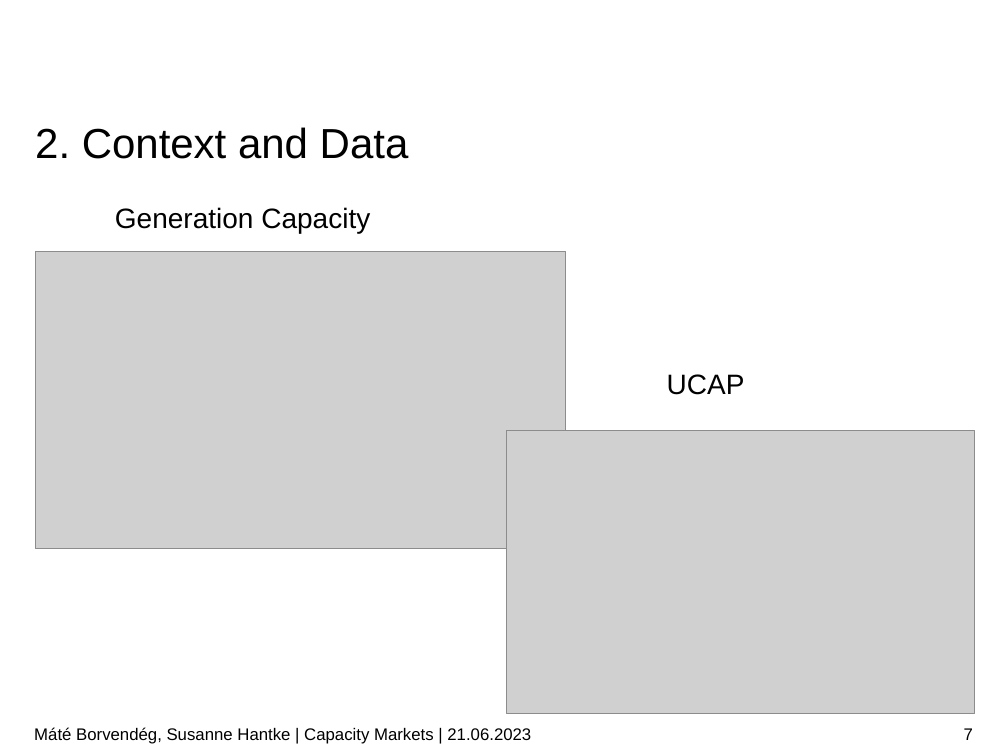
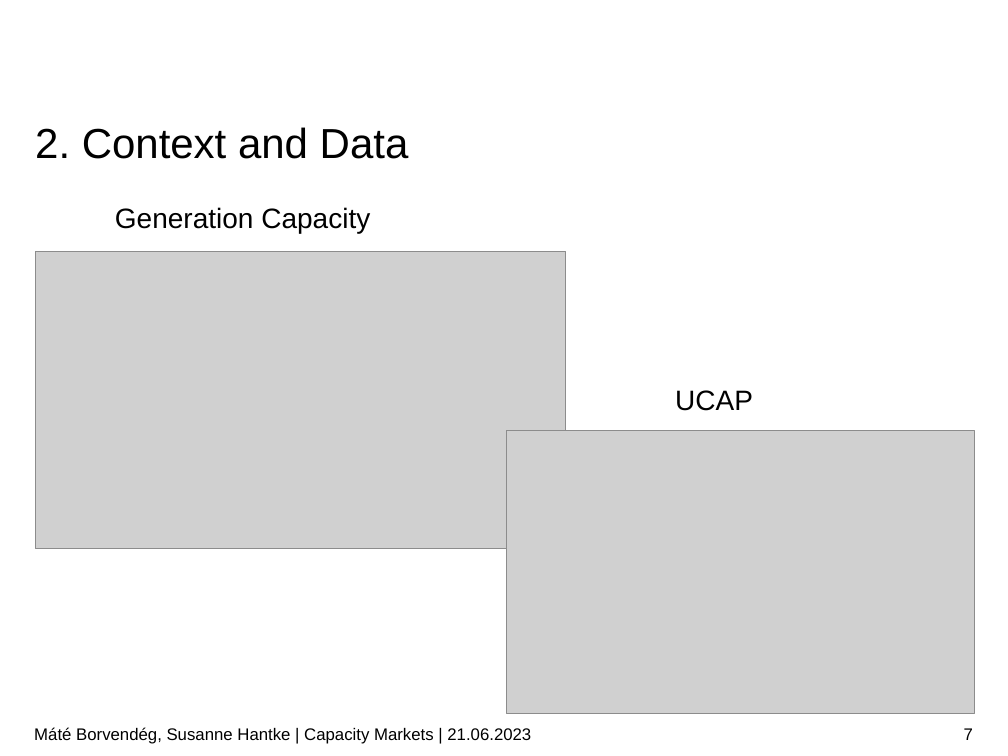
Before and after one commit to borvendegmate/tum_power_system_economics, a slide deck: slide 7 of Final_Presentation_Borvendeg_Hantke.pptx. Drawn at 1008x756 pixels with LibreOffice and Linux fonts; fonts in the diff are those of the drawing; grey boxes stand for pictures; background and template pictures are left out. Boxes give left, top, right and bottom in pixels: in the first picture for what was removed or moved away, otherwise in the second. Text is boxed around its words. In the diff, an @@ line names an element or a change of style, - is before the commit and + after.

```diff
--- a/Final_Presentation_Borvendeg_Hantke.pptx
+++ b/Final_Presentation_Borvendeg_Hantke.pptx
@@ text "UCAP": place and size @@
-text "UCAP" at <box>667,374,745,395</box>
+text "UCAP" at <box>675,390,753,411</box>
```
Also in this commit, not shown: 11 other slides changed.
